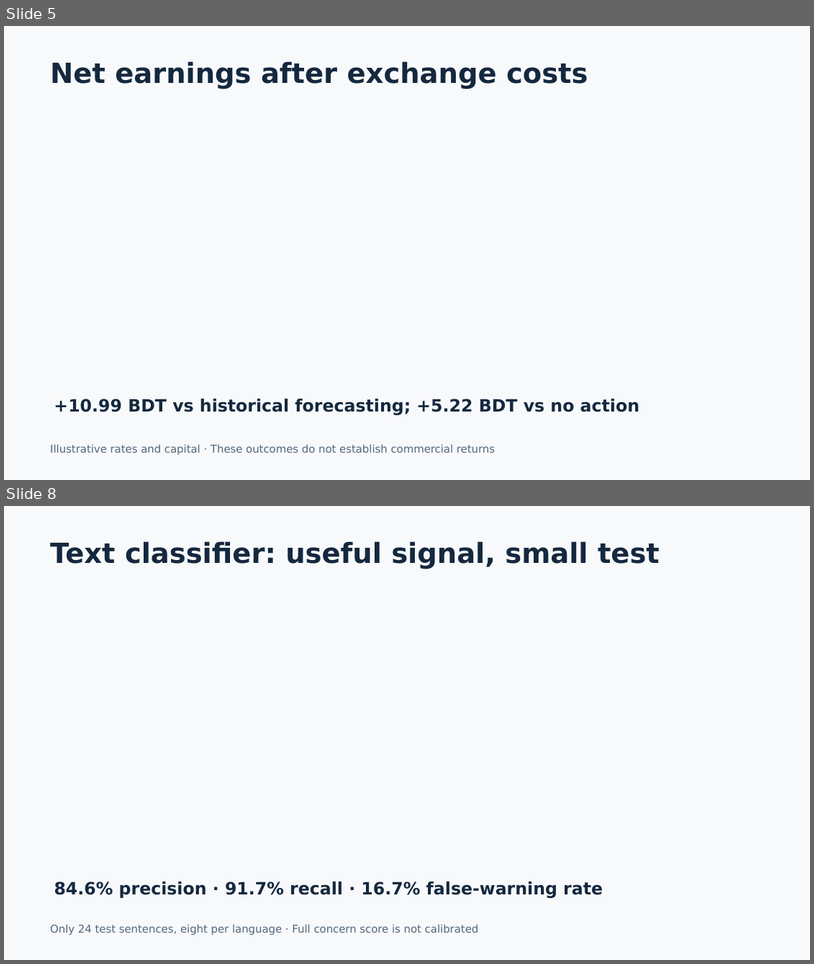
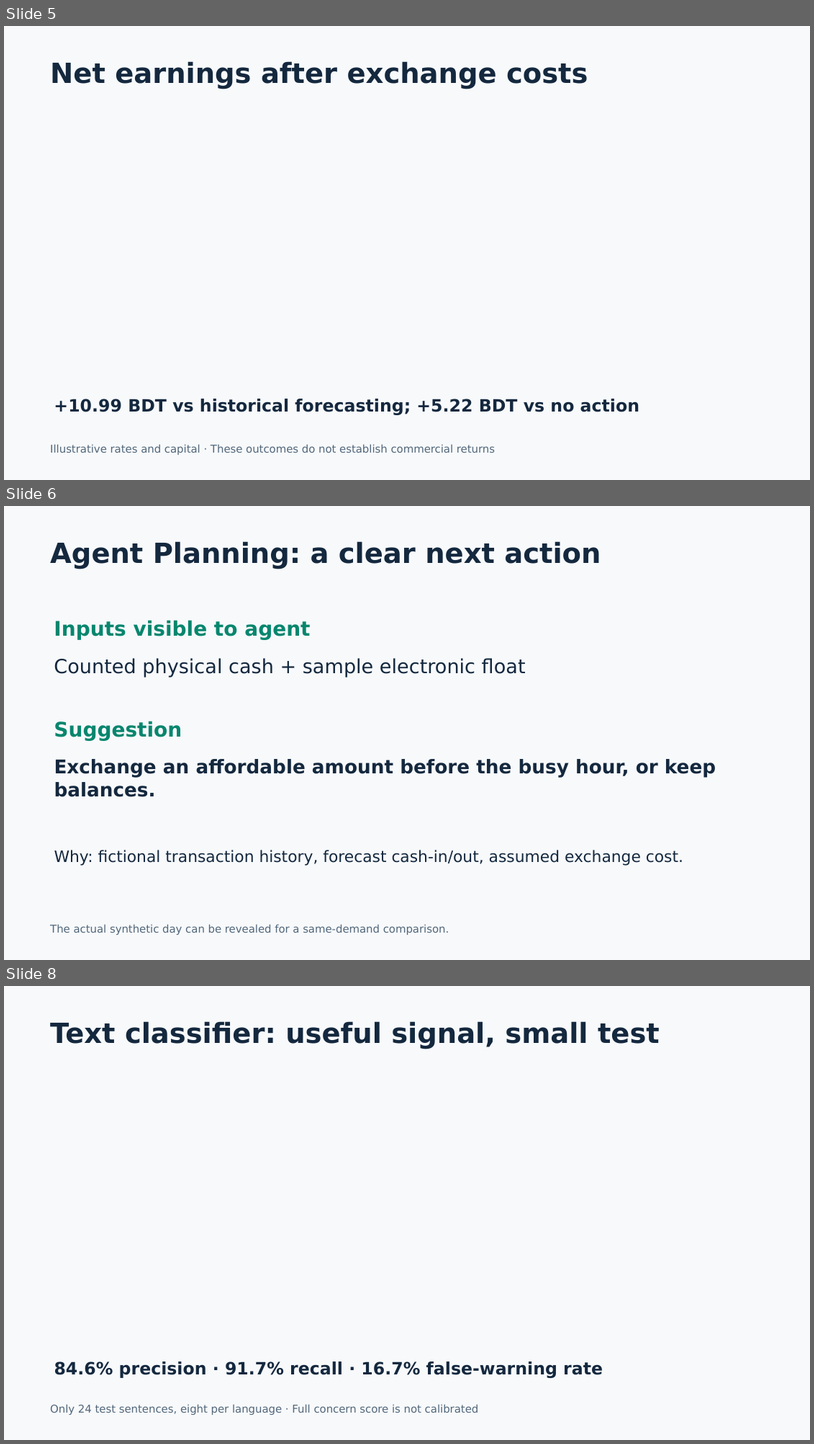
Before and after one commit to Rawnak-Alam/upay-shurokkha, a slide deck: docs/Presentation.pptx. Shown one above the other, each under a label of ours: slides 5 and 8 before the commit, slides 5, 6 and 8 after it; the slides between them are not shown. The pictures are 814x964 and 814x1444 pixels, drawn with LibreOffice and Linux fonts; fonts in the diff are those of the drawing. Boxes give left, top, right and bottom in pixels: in the first picture for what was removed or moved away, otherwise in the second. Text is boxed around its words. In the diff, an @@ line names an element or a change of style, - is before the commit and + after.

```diff
--- a/docs/Presentation.pptx
+++ b/docs/Presentation.pptx
@@ slide 6 added at (4,506,810,960), background #F7F9FB @@
@@ text added at (50,541,601,569), 33 pt, text #14283E, bold @@
+Agent Planning: a clear next action
@@ text added at (54,620,310,640), 24 pt, text #07866E, bold @@
+Inputs visible to agent
@@ text added at (54,658,526,677), 23.2 pt, text #14283E @@
+Counted physical cash + sample electronic float
@@ text added at (54,721,182,741), 24 pt, text #07866E, bold @@
+Suggestion
@@ text added at (54,759,716,797), 22.5 pt, text #14283E, bold @@
+Exchange an affordable amount before the busy hour, or keep balances.
@@ text added at (54,849,684,865), 18.8 pt, text #14283E @@
+Why: fictional transaction history, forecast cash-in/out, assumed exchange cost.
@@ text added at (50,924,449,934), 12.8 pt, text #52677A @@
+The actual synthetic day can be revealed for a same-demand comparison.
```
Also in this commit, not shown: 1 other slide added, 2 slides removed, 9 other files.
